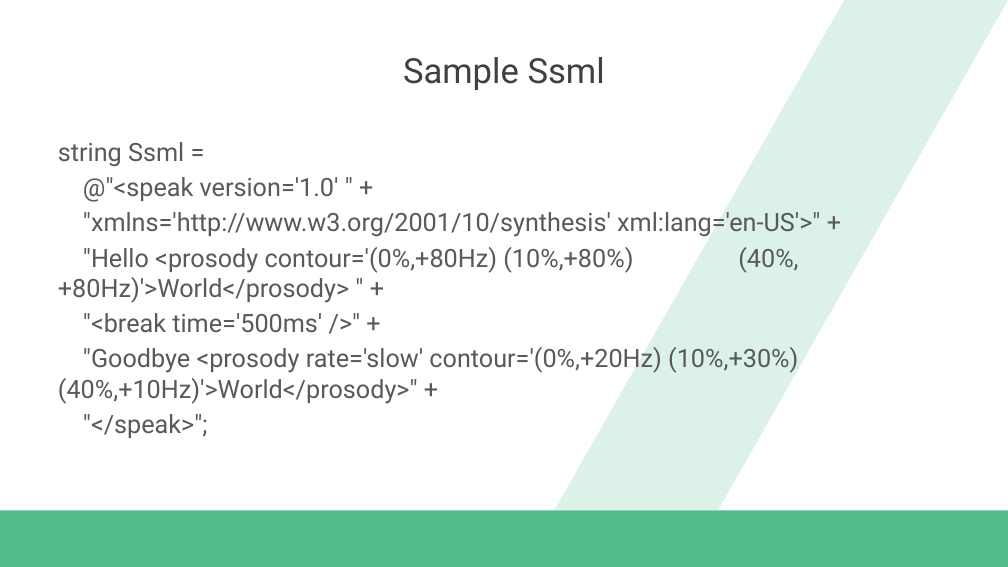
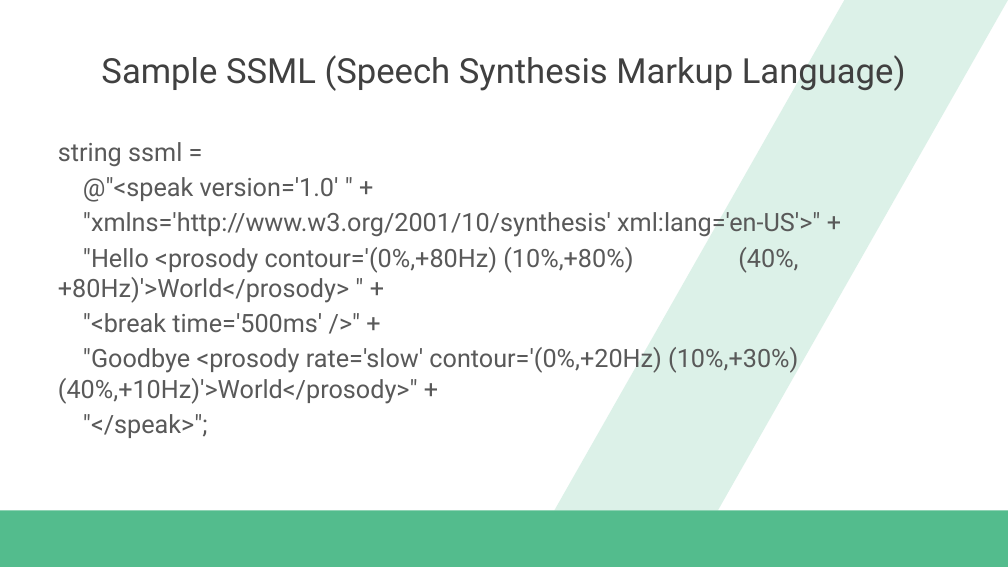
Before and after one commit to dannydwarren/Cortana-Location-UWP, a slide deck: slide 16 of Hey Cortana, Where Am I.pptx. Drawn at 1008x567 pixels with LibreOffice and Linux fonts; fonts in the diff are those of the drawing; background and template pictures are left out. Boxes give left, top, right and bottom in pixels: in the first picture for what was removed or moved away, otherwise in the second. Text is boxed around its words. In the diff, an @@ line names an element or a change of style, - is before the commit and + after.

```diff
--- a/Hey Cortana, Where Am I.pptx
+++ b/Hey Cortana, Where Am I.pptx
@@ title at [101,55,906,91]: text changed @@
-Sample Ssml
+Sample SSML (Speech Synthesis Markup Language)
@@ text at [58,142,182,167]: text changed @@
-string Ssml =
+string ssml =
```
Also in this commit, not shown: 1 other slide changed, 4 other files.
